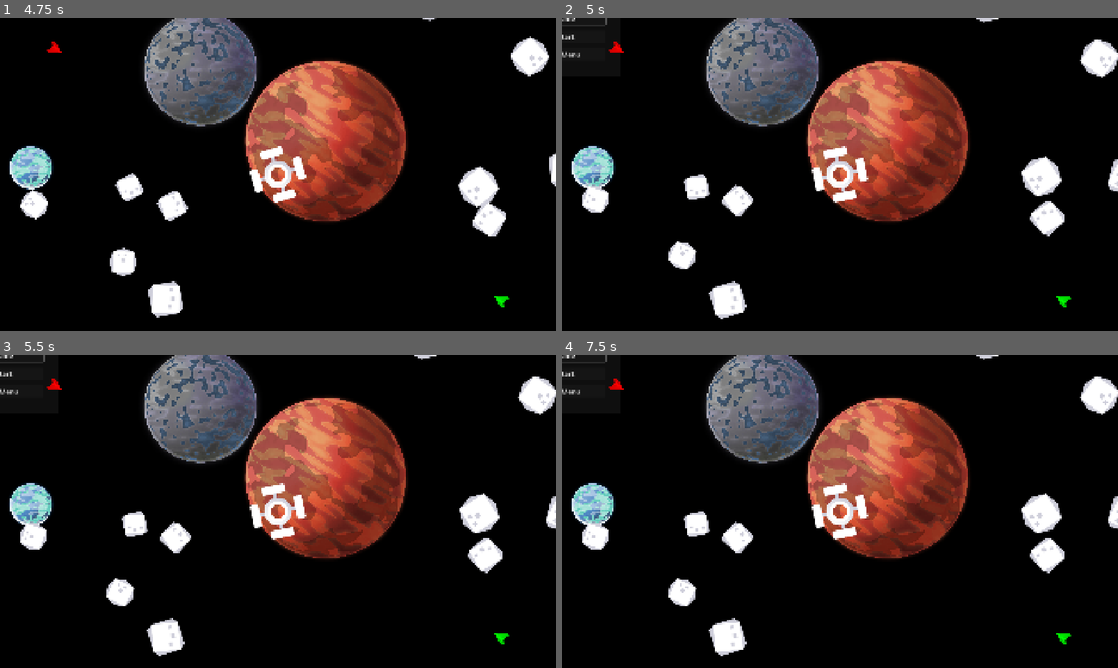
Above: before the commit, frames 1-4 (two rows, left to right).
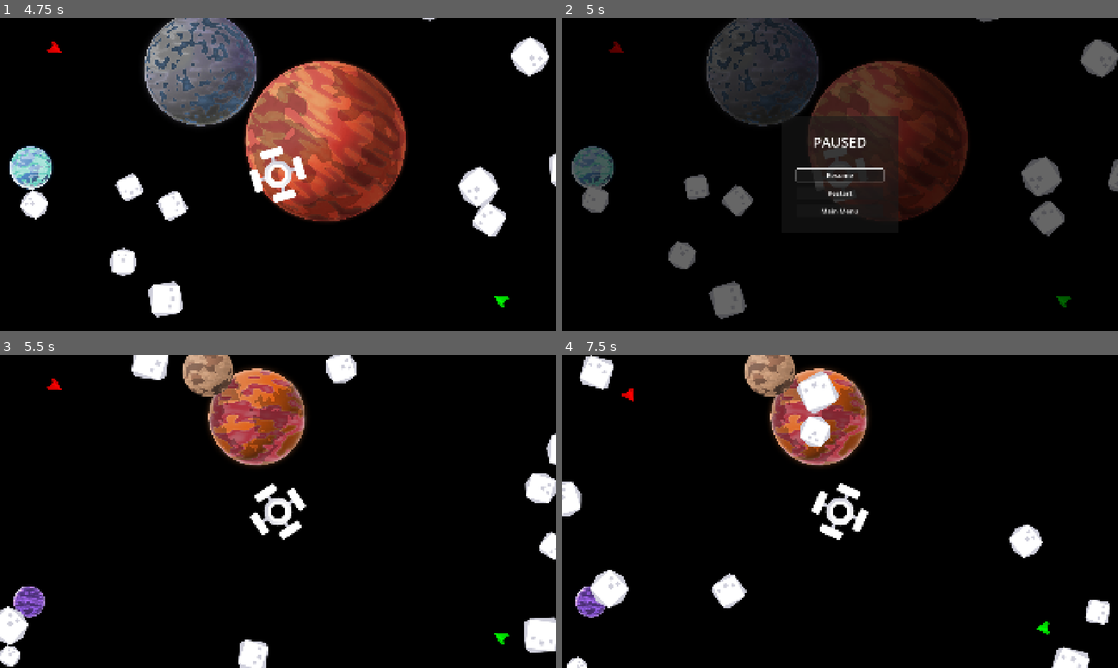
Above: after the commit, the same moments.

Repository: Teeohbee/CelestialMeadow
Game: Godot game, scene res://menu.tscn
Same seed, same stepped clock (60 frames per second), same inputs: the game is played once before the commit and once after it.
Inputs (mouse positions are in pixels of both pictures, inside the frame that each line leads up to):
- Up to frame 1 (4.75 s): click "START GAME" at 0.5 s
- Up to frame 2 (5 s): tap Escape (pause) at 4.9 s
- Up to frame 3 (5.5 s): click (278, 530) at 5 s, where only the run after the commit has a clickable "Restart"
- Up to frame 4 (7.5 s): no input

Frame 1 is identical in both runs. In frame 2, 22% of the frame differs, in the area x 0-100%, y 0-97%; in frame 3, 27%, in the area x 0-100%, y 0-100%; in frame 4, 27%.

Commit message:
Fix pause menu positioning using CanvasLayer
The pause menu was not centered because it was a child of Node2D (Main) which uses world coordinates. CanvasLayer renders UI in screen space, ensuring proper centering regardless of camera position.

Diff:
--- a/main.tscn
+++ b/main.tscn
@@ -47,6 +47,8 @@
 wait_time = 5.0
 autostart = true
 
-[node name="PauseMenu" parent="." instance=ExtResource("8_pause")]
+[node name="PauseMenu" type="CanvasLayer" parent="."]
+
+[node name="UI" parent="PauseMenu" instance=ExtResource("8_pause")]
 
 [connection signal="timeout" from="AsteroidTimer" to="." method="_on_asteroid_timer_timeout"]
